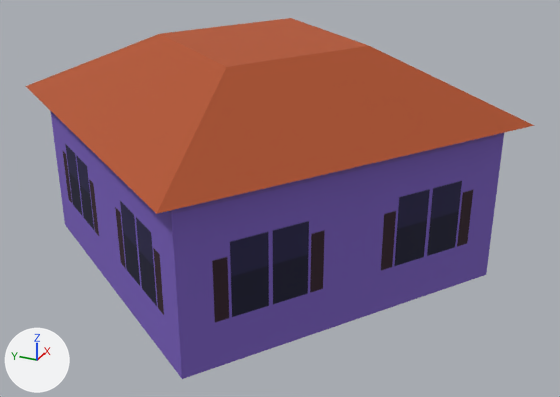
Two versions of the glTF model game/models/hero/msb_oranjestad_m19_1.glb, one commit apart.
Both versions are drawn from a 50 mm camera at (-14.5, -6.93, 8.08) aimed at (-0.23, -0.51, 0.94). The axes (+X, +Y, +Z) are drawn at lower left. The lights are the same throughout. The picture after the commit comes second. Objects named as collision shapes, trigger or cutter boxes, shadow casters or lower levels of detail are left out. Where no turn or scale is listed for an object, it has been applied to the vertices. Vertices at exactly the same position are counted once.

Objects in the first picture: 'msb_oranjestad_m19_1_lod0'.
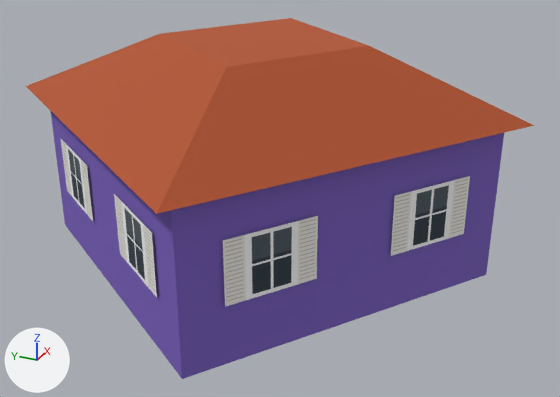
Location of each change, (x1, y1, x2, y2) in pixels of the pictures (560 x 397 px):
part 1 of me_msb_oranjestad_m19_1_lod0, added
    after: (61, 139, 470, 307)
part 2 of me_msb_oranjestad_m19_1_lod0, recoloured
    both: (57, 133, 504, 325)

Diff of the bpy script that builds the scene:
```diff
--- a/game/models/hero/msb_oranjestad_m19_1.glb.py
+++ b/game/models/hero/msb_oranjestad_m19_1.glb.py
@@ mat_ground_dec @@
+mat_ground_dec = bpy.data.materials.new('ground_dec')
+# uses the picture img_ground_dec
@@ me_msb_oranjestad_m19_1_lod0 @@
 # verts and faces of me_msb_oranjestad_m19_1_lod0; kept vertices keep their numbers, new ones are numbered from 16
-me_msb_oranjestad_m19_1_lod0.from_pydata(...)  # 16 vertices, 20 faces; spans x -5.61..5.61, y -5.56..5.56, z -2.45..2.45
+me_msb_oranjestad_m19_1_lod0.from_pydata(...)  # 48 vertices, 36 faces; spans x -5.61..5.61, y -5.56..5.56, z -2.45..2.45
+# me_msb_oranjestad_m19_1_lod0 part 1
+verts[16] = (4.35, 1.26, -1.2)
+verts[17] = (2.8, 2.37, -1.2)
+verts[18] = (-1.47, 4.35, -1.2)  # pixel (67, 190)
+verts[19] = (-2.57, 2.8, -1.2)  # pixel (93, 221)
+verts[20] = (-3.52, 1.45, -1.2)  # pixel (119, 253)
+verts[21] = (-4.62, -0.1, -1.2)  # pixel (156, 297)
+verts[22] = (-4.38, -1.34, -1.2)  # pixel (224, 306)
+verts[23] = (-2.83, -2.44, -1.2)  # pixel (316, 278)
+verts[24] = (-1.43, -3.44, -1.2)  # pixel (390, 256)
+verts[25] = (0.12, -4.54, -1.2)  # pixel (463, 233)
+verts[26] = (1.37, -4.37, -1.2)
+verts[27] = (2.5, -2.84, -1.2)
+verts[28] = (3.47, -1.52, -1.2)
+verts[29] = (4.6, 0.01, -1.2)
+for new, old in zip([*range(30, 44)], [*range(16, 30)]): verts[new] = verts[old] + (0.0, 0.0, 1.3)
+verts[44] = (1.04, 3.63, -2.15)
+verts[45] = (0.11, 4.3, -2.15)
+verts[46] = (0.11, 4.3, 0.05)
+verts[47] = (1.04, 3.63, 0.05)
+faces += [(16, 17, 31), (16, 31, 30), (44, 45, 46), (44, 46, 47), (18, 19, 33), (18, 33, 32)]  # mat_ground_dec
+faces += [(20, 21, 35), (20, 35, 34), (22, 23, 37), (22, 37, 36), (24, 25, 39), (24, 39, 38)]  # mat_ground_dec
+faces += [(26, 27, 41), (26, 41, 40), (28, 29, 43), (28, 43, 42)]  # mat_ground_dec
+# me_msb_oranjestad_m19_1_lod0 part 2: 8 faces spanning x -5.05..5.05, y -5.0..5.0, z -2.45..1.05 switch from mat_ground to mat_trim
+me_msb_oranjestad_m19_1_lod0.materials.append(mat_ground_dec)
```
